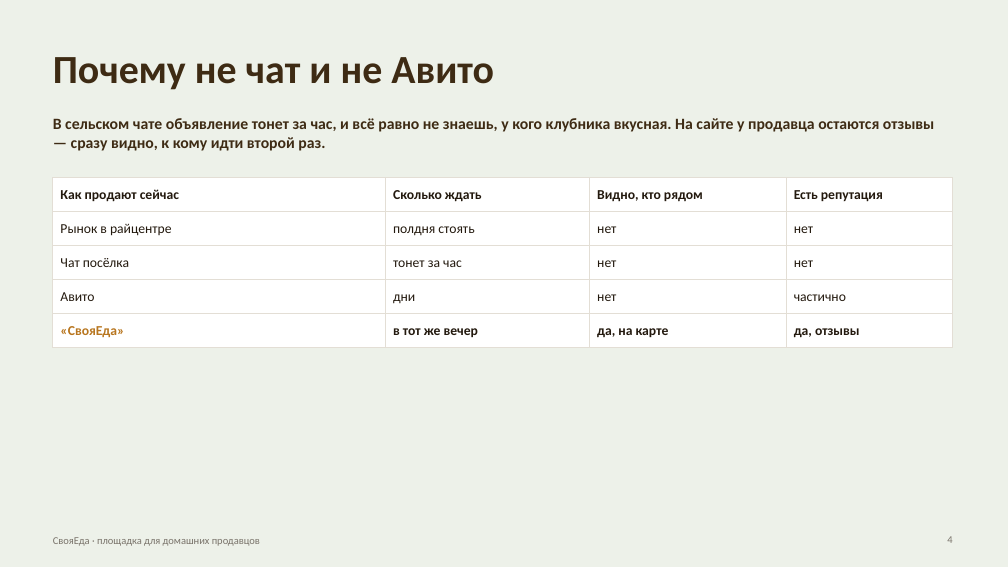
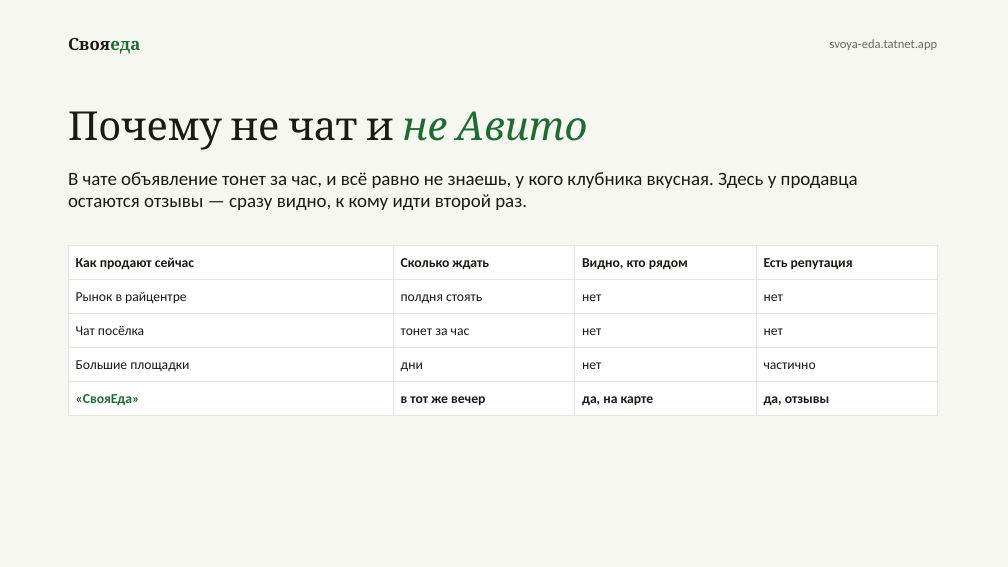
Before and after one commit to amirfazulen-byte/project, a slide deck: slide 4 of deck/СвояЕда.pptx. Drawn at 1008x567 pixels with LibreOffice and Linux fonts; fonts in the diff are those of the drawing. Boxes give left, top, right and bottom in pixels: in the first picture for what was removed or moved away, otherwise in the second. Text is boxed around its words. In the diff, an @@ line names an element or a change of style, - is before the commit and + after.

```diff
--- a/deck/СвояЕда.pptx
+++ b/deck/СвояЕда.pptx
@@ background #EDF1E9 to #F7F7F2 @@
@@ text added at [68, 38, 140, 54], 16 pt, text #1A1A17, bold @@
+Свояеда
@@ text added at [830, 39, 938, 50], 12 pt, text #6B6B66 @@
+svoya-eda.tatnet.app
@@ text "Почему не чат и не ...": place and size @@
-text "Почему не чат и не ..." at [53, 57, 494, 90]
+text "Почему не чат и не ..." at [68, 111, 587, 150]
@@ text "Почему не чат и не ..." at [68, 111, 587, 150]: font Calibri to Cambria, bold off; text colour #3E2B14 to #1A1A17 in "Почему не чат и"; text colour #3E2B14 to #1E6B33, italic on in "не Авито" @@
@@ text at [68, 172, 858, 210]: text changed; size 15 to 18 pt; text colour #3E2B14 to #1A1A17; bold off @@
-В сельском чате объявление тонет за час, и всё равно не знаешь, у кого клубника вкусная. На сайте у продавца остаются отзывы — сразу видно, к кому идти второй раз.
+В чате объявление тонет за час, и всё равно не знаешь, у кого клубника вкусная. Здесь у продавца остаются отзывы — сразу видно, к кому идти второй раз.
@@ table at [68, 246, 938, 410] @@
-row 4, column 1: Авито
+row 4, column 1: Большие площадки
@@ text colour #23190E to #1A1A17 in "Как продают сейчас", "Сколько ждать", "Видно, кто рядом", "Есть репутация" and 14 more places @@
@@ text colour #B8761F to #1E6B33 in "«СвояЕда»" @@
@@ borders changed @@
@@ table: place and size @@
-table at [53, 178, 953, 342]
+table at [68, 246, 938, 410]
@@ text removed at [53, 537, 260, 546] @@
-СвояЕда · площадка для домашних продавцов
@@ page number removed at [947, 536, 952, 543] @@
-4
```
Also in this commit, not shown: 3 other slides changed, 1 slide added, 1 slide removed, 6 other files.
